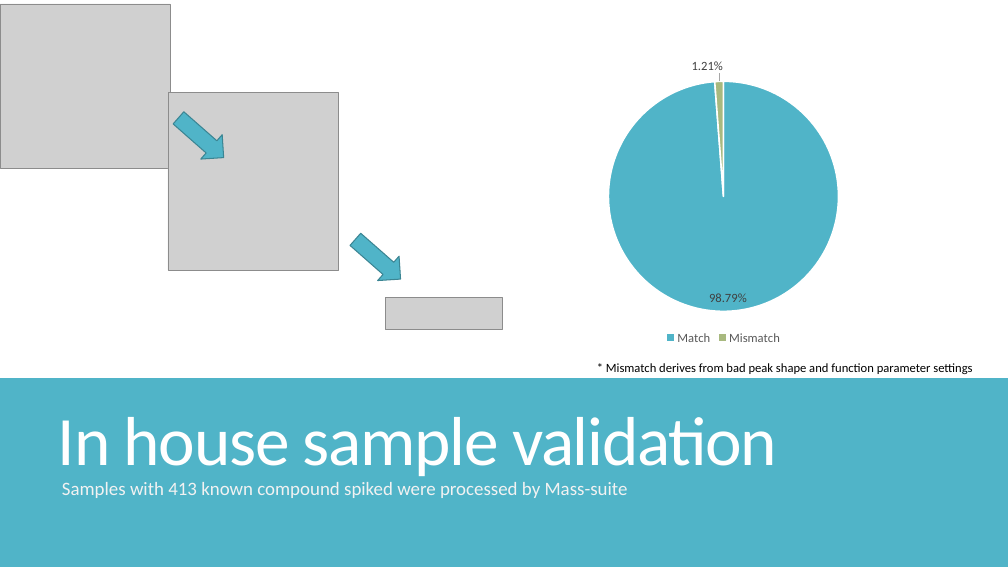
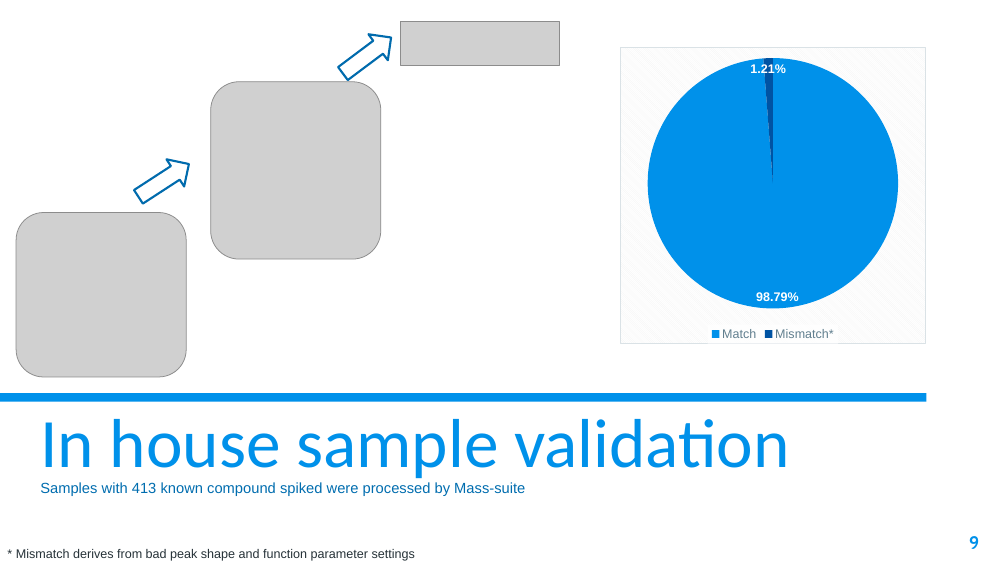
Before and after one commit to XiminHu/mass-suite, a slide deck: slide 9 of doc/20210326 ACS presentation.pptx (slide 10 before the commit). Drawn at 1008x567 pixels with LibreOffice and Linux fonts; fonts in the diff are those of the drawing; grey boxes stand for pictures; background and template pictures are left out. Boxes give left, top, right and bottom in pixels: in the first picture for what was removed or moved away, otherwise in the second. Text is boxed around its words. In the diff, an @@ line names an element or a change of style, - is before the commit and + after.

```diff
--- a/doc/20210326 ACS presentation.pptx
+++ b/doc/20210326 ACS presentation.pptx
@@ background #50B4C8 to picture (left out) @@
@@ rectangle removed at <box>0,0,1008,567</box> @@
@@ rectangle removed at <box>0,0,1008,378</box> @@
@@ right arrow at <box>334,24,401,87</box>: fill #50B4C8 to #FFFFFF; outline #3B8594 1 pt to #006BAD 2 pt; rotation 41 to 323 degrees @@
@@ picture: place and size @@
-picture at <box>386,297,502,330</box>
+picture at <box>401,21,560,65</box>
@@ pie chart at <box>620,48,926,345</box> @@
-categories: Match, Mismatch
+categories: Match, Mismatch*
@@ data labels of Series 1 changed @@
@@ colours of single points changed @@
@@ legend changed @@
@@ background changed @@
@@ border changed @@
@@ lettering changed @@
@@ pie chart: place and size @@
-pie chart at <box>571,51,877,349</box>
+pie chart at <box>620,48,926,345</box>
@@ picture: place and size @@
-picture at <box>168,93,338,271</box>
+picture at <box>211,82,381,259</box>
@@ right arrow at <box>130,150,198,210</box>: fill #50B4C8 to #FFFFFF; outline #3B8594 1 pt to #006BAD 2 pt; rotation 41 to 327 degrees @@
@@ picture: place and size @@
-picture at <box>0,4,170,169</box>
+picture at <box>16,212,186,377</box>
@@ rectangle added at <box>0,393,926,402</box>, fill #0091EA @@
@@ title "In house sample validation": place and size @@
-title "In house sample validation" at <box>58,417,777,483</box>
+title "In house sample validation" at <box>40,419,790,484</box>
@@ title "In house sample validation" at <box>40,419,790,484</box>: text colour #FFFFFF to #0091EA, letter spacing -1.2 to 0 pt @@
@@ text "Samples with 413 known compound ...": place and size @@
-text "Samples with 413 known compound ..." at <box>62,482,628,498</box>
+text "Samples with 413 known compound ..." at <box>40,482,525,496</box>
@@ text "Samples with 413 known compound ..." at <box>40,482,525,496</box>: size 18 to 14 pt, font Calibri to Arial, text colour #F2F2F2 to #006DB0 @@
@@ page number added at <box>969,536,979,549</box>, 17.3 pt, text #0091EA, bold @@
+9
@@ text "* Mismatch derives from bad ...": place and size @@
-text "* Mismatch derives from bad ..." at <box>606,363,972,374</box>
+text "* Mismatch derives from bad ..." at <box>16,549,415,561</box>
@@ text "* Mismatch derives from bad ..." at <box>16,549,415,561</box>: font Calibri to Arial, text colour #000000 to #263238 @@
```
Also in this commit, not shown: 18 other slides changed, 3 slides added, 3 slides removed, 13 other files.
